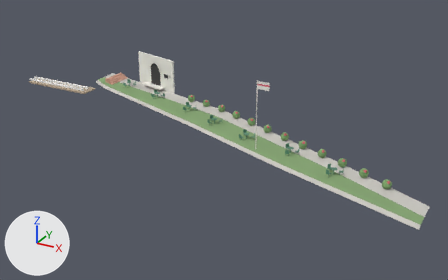
Renders of the Blender file blender/landmarks/canottieri.blend from each side of a commit.
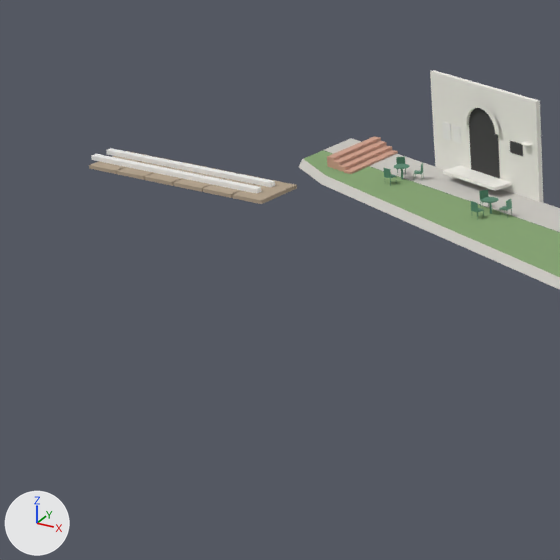
Old and new are each drawn whole from a 50 mm camera at (70.4, -537.2, 34.9) aimed at (33.3, -469.8, 1.1) and again close up on the part from 0% to 40% of the width and 10% to 75% of the height. Every picture has the same lights, and +X, +Y and +Z are marked at lower left. The older version's two pictures come first.

Objects in the first close-up: 'canottieri@1933-99999.brick', 'canottieri@1933-99999.chair', 'canottieri@1933-99999.dark', 'canottieri@1933-99999.deck', 'canottieri@1933-99999.flags', 'canottieri@1933-99999.hull', 'canottieri@1933-99999.lawn', 'canottieri@1933-99999.white' and 1 more.
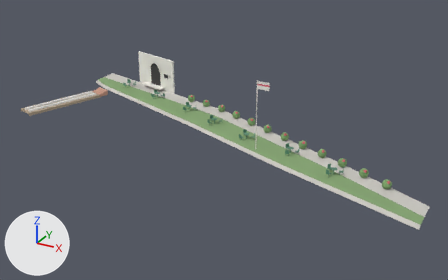
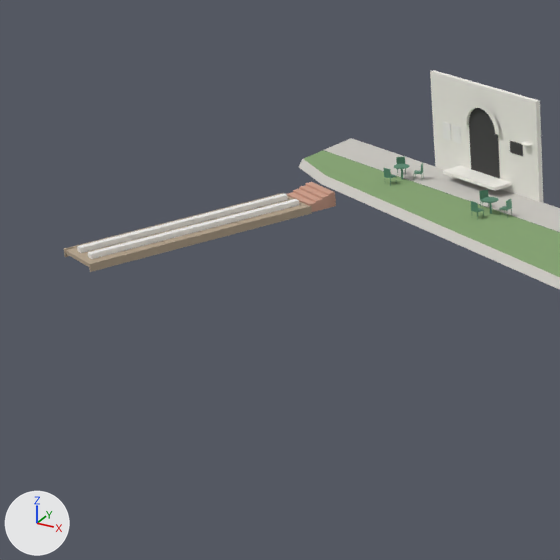
The change, as a diff of the scene's bpy script:
```diff
--- a/blender/landmarks/canottieri.blend.py
+++ b/blender/landmarks/canottieri.blend.py
@@ me_canottieri_1933_99999_brick @@
 # used by ob_canottieri_1933_99999_brick; location = (0.0, 0.0, 0.0)
-me_canottieri_1933_99999_brick.from_pydata(...)  # 32 vertices, 24 faces; spans x 7.0..8.8, y -462.37..-458.02, z 2.8..3.4
+me_canottieri_1933_99999_brick.from_pydata(...)  # 26 vertices, 24 faces; spans x 6.47..9.04, y -465.48..-463.33, z 1.65..2.4
+# me_canottieri_1933_99999_brick part 1: 32 vertices removed from x 7.0..8.8, y -462.37..-458.02, z 2.8..3.4
+# me_canottieri_1933_99999_brick part 2: 26 vertices added at x 6.47..9.04, y -465.48..-463.33, z 1.65..2.4
 me_canottieri_1933_99999_brick.materials.append(mat_fs_brick_edge)
@@ me_canottieri_1933_99999_deck @@
 # used by ob_canottieri_1933_99999_deck; location = (0.0, 0.0, 0.0)
-me_canottieri_1933_99999_deck.from_pydata(...)  # 48 vertices, 36 faces; spans x -6.0..5.9, y -466.1..-463.3, z 1.85..2.05
+me_canottieri_1933_99999_deck.from_pydata(...)  # 64 vertices, 48 faces; spans x 2.32..8.77, y -476.99..-464.76, z 1.7..2.1
+# me_canottieri_1933_99999_deck part 3: the whole mesh is rebuilt
 me_canottieri_1933_99999_deck.materials.append(mat_fs_landing_planks)
@@ me_canottieri_1933_99999_hull @@
 # used by ob_canottieri_1933_99999_hull; location = (0.0, 0.0, 0.0)
-me_canottieri_1933_99999_hull.from_pydata(...)  # 16 vertices, 12 faces; spans x -6.5..5.0, y -465.38..-463.92, z 2.05..2.3
+me_canottieri_1933_99999_hull.from_pydata(...)  # 16 vertices, 12 faces; spans x 3.06..8.07, y -476.41..-465.25, z 2.05..2.3
+# me_canottieri_1933_99999_hull part 4: 16 of 16 vertices moved; they spanned x -6.5..5.0, y -465.38..-463.92, z 2.05..2.3 and now span x 3.06..8.07, y -476.41..-465.25, z 2.05..2.3; mean shift (6.31, -6.18, 0.0)
 me_canottieri_1933_99999_hull.materials.append(mat_fs_rowing_shells)
```

Changed parts and their boxes [x1, y1, x2, y2] in the close-ups (560 x 560 px):
'canottieri@1933-99999.deck', reshaped (19% wider, 48% taller)
    before: [89, 151, 297, 204]
    after: [64, 193, 312, 272]
'canottieri@1933-99999.hull', reshaped (21% wider, 40% taller)
    before: [91, 148, 275, 194]
    after: [77, 194, 299, 259]
'canottieri@1933-99999.brick', reshaped (31% narrower, 21% shorter)
    before: [327, 136, 398, 174]
    after: [287, 182, 336, 212]
part 1 of me_canottieri_1933_99999_brick, deleted (beige)
    before: [327, 136, 398, 174]
part 2 of me_canottieri_1933_99999_brick, added (beige)
    after: [287, 182, 336, 212]
